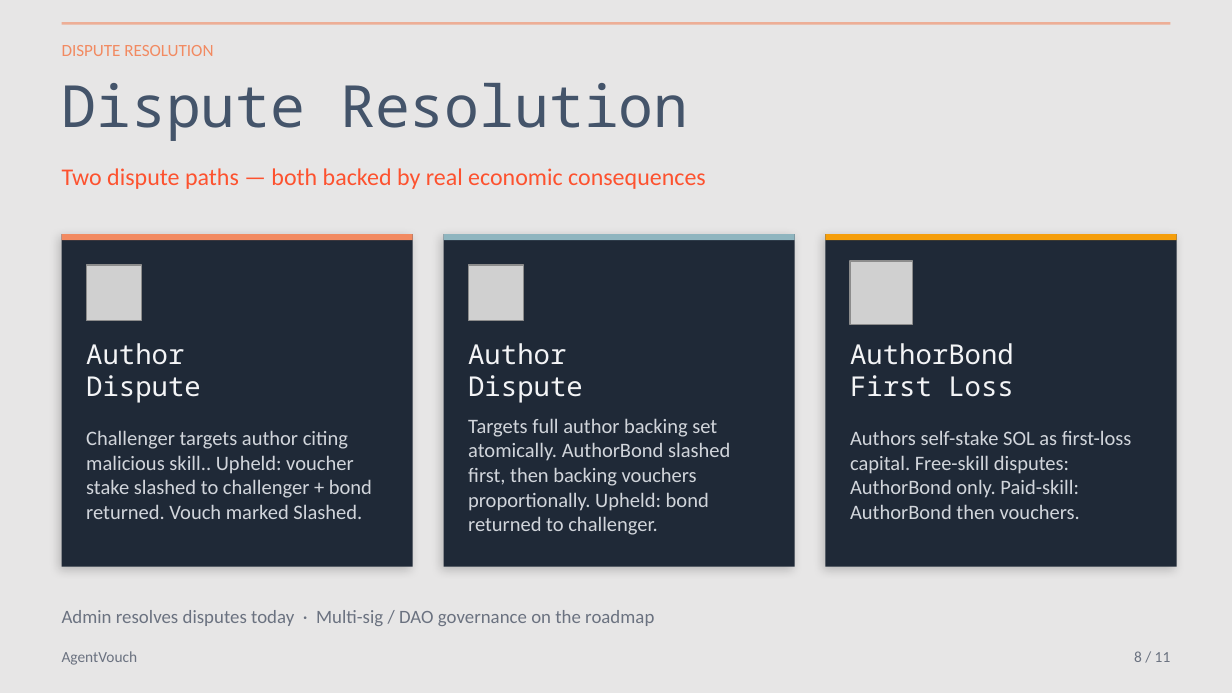
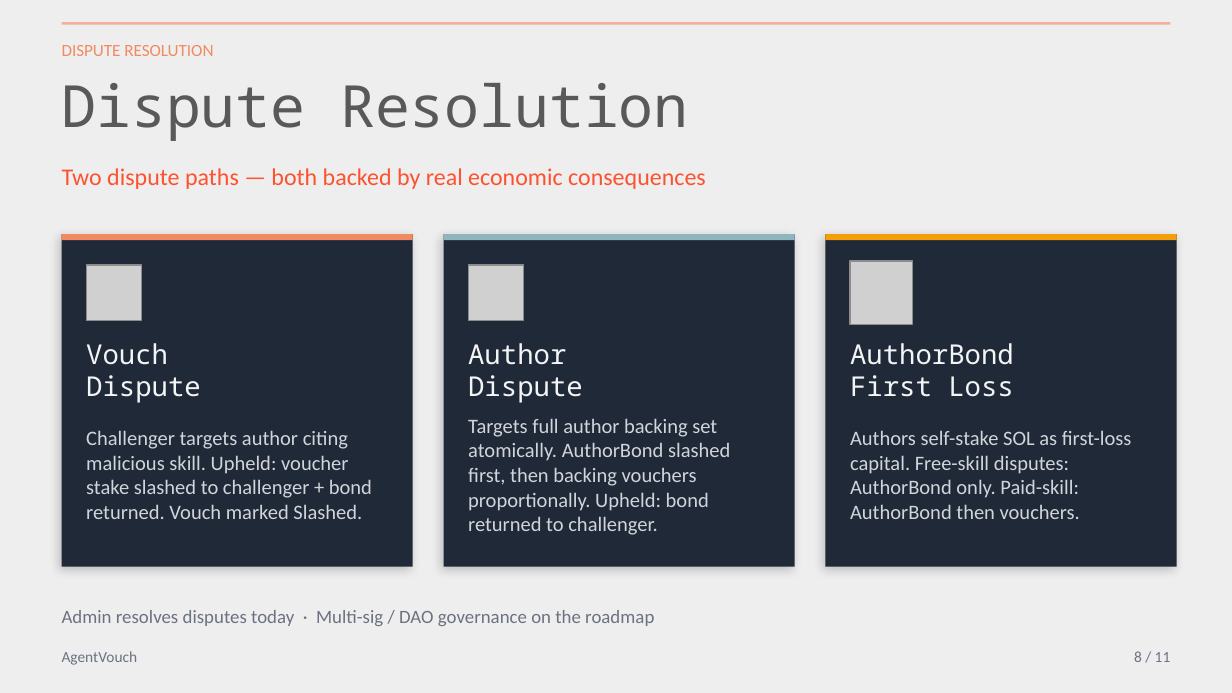
Before and after one commit to dirtybits/agent-reputation-oracle, a slide deck: slide 10 of pitch/AgentVouch_walkthrough.pptx (slide 11 before the commit). Drawn at 1232x693 pixels with LibreOffice and Linux fonts; fonts in the diff are those of the drawing; grey boxes stand for pictures. Boxes give left, top, right and bottom in pixels: in the first picture for what was removed or moved away, otherwise in the second. Text is boxed around its words. In the diff, an @@ line names an element or a change of style, - is before the commit and + after.

```diff
--- a/pitch/AgentVouch_walkthrough.pptx
+++ b/pitch/AgentVouch_walkthrough.pptx
@@ background #E7E6E6 to #EEEEEE @@
@@ text "Dispute Resolution" at (62,83,688,141): text colour #44546A to #595959 @@
@@ text at (86,343,168,365): text changed @@
-Author
+Vouch
@@ text at (86,430,372,519): text changed @@
-Challenger targets author citing malicious skill.. Upheld: voucher stake slashed to challenger + bond returned. Vouch marked Slashed.
+Challenger targets author citing malicious skill. Upheld: voucher stake slashed to challenger + bond returned. Vouch marked Slashed.
```
Also in this commit, not shown: 13 other slides changed, 3 slides added, 3 slides removed, 1 other file.
